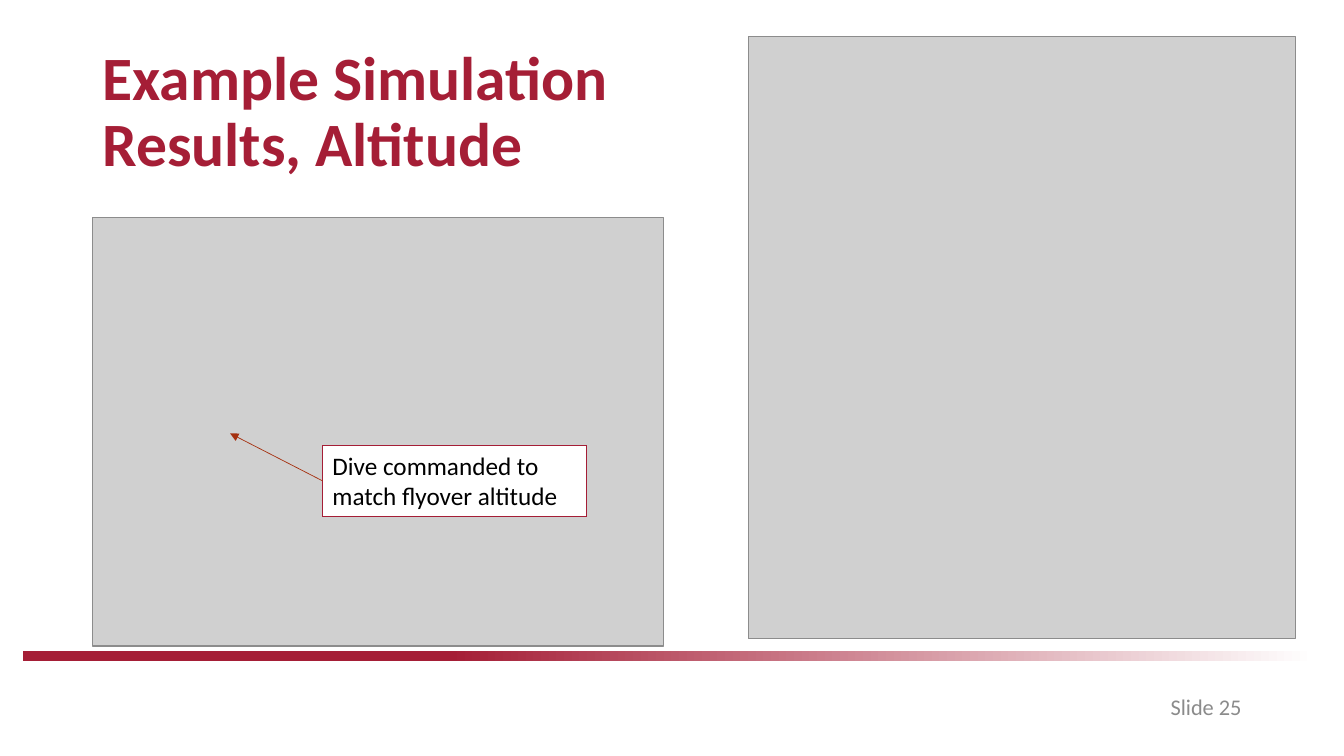
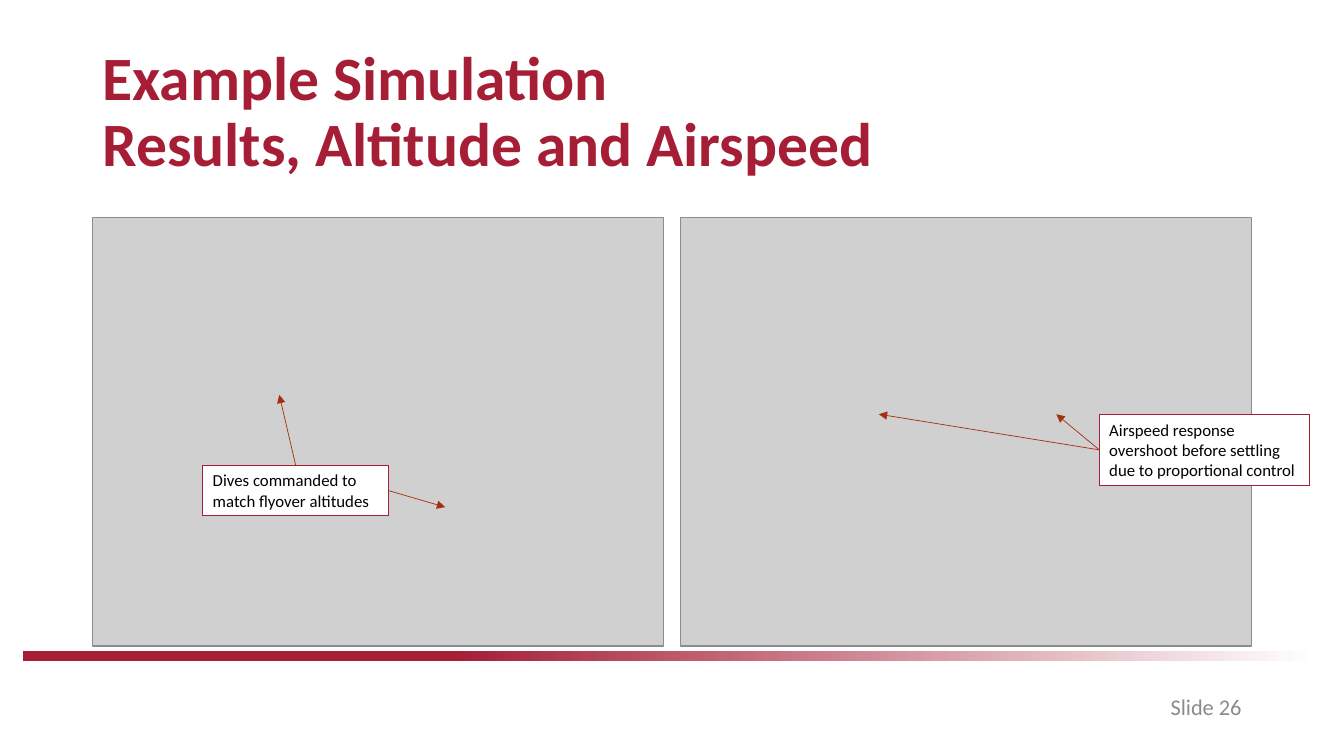
Before and after one commit to drjdlarson/angst, a slide deck: slide 26 of saved_simulations/CE/Springer_Culminating_Experience_Project.pptx (slide 25 before the commit). Drawn at 1344x756 pixels with LibreOffice and Linux fonts; fonts in the diff are those of the drawing; grey boxes stand for pictures; background and template pictures are left out. Boxes give left, top, right and bottom in pixels: in the first picture for what was removed or moved away, otherwise in the second. Text is boxed around its words. In the diff, an @@ line names an element or a change of style, - is before the commit and + after.

```diff
--- a/saved_simulations/CE/Springer_Culminating_Experience_Project.pptx
+++ b/saved_simulations/CE/Springer_Culminating_Experience_Project.pptx
@@ title at (102,56,872,176): text changed @@
-Example Simulation
-Results, Altitude
+Example Simulation
+Results, Altitude and Airspeed
@@ picture: place and size @@
-picture at (748,36,1296,639)
+picture at (681,218,1252,646)
@@ arrow moved from (323, 481) - (230, 434) to (295, 465) - (279, 395) @@
@@ arrow added from (1100, 450) to (879, 414), #A5300F 0.5 pt @@
@@ arrow added from (1100, 450) to (1057, 414), #A5300F 0.5 pt @@
@@ rectangle added at (1100,414,1310,486), fill #FFFFFF, outline #A51E36 0.75 pt, 12 pt, text #000000 @@
+Airspeed response overshoot before settling due to proportional control
@@ rectangle "Dives commanded to match flyover ...": place and size @@
-rectangle "Dives commanded to match flyover ..." at (323,446,587,517)
+rectangle "Dives commanded to match flyover ..." at (203,465,388,515)
@@ text in rectangle at (213,474,369,510): text changed; size 18 to 12 pt @@
-Dive commanded to match flyover altitude
+Dives commanded to match flyover altitudes
@@ arrow added from (388, 491) to (446, 507), #A5300F 0.5 pt @@
@@ page number at (1171,699,1242,715): text changed @@
-Slide 25
+Slide 26
```
Also in this commit, not shown: 12 other slides changed, 4 slides added, 1 slide removed, 25 other files.
